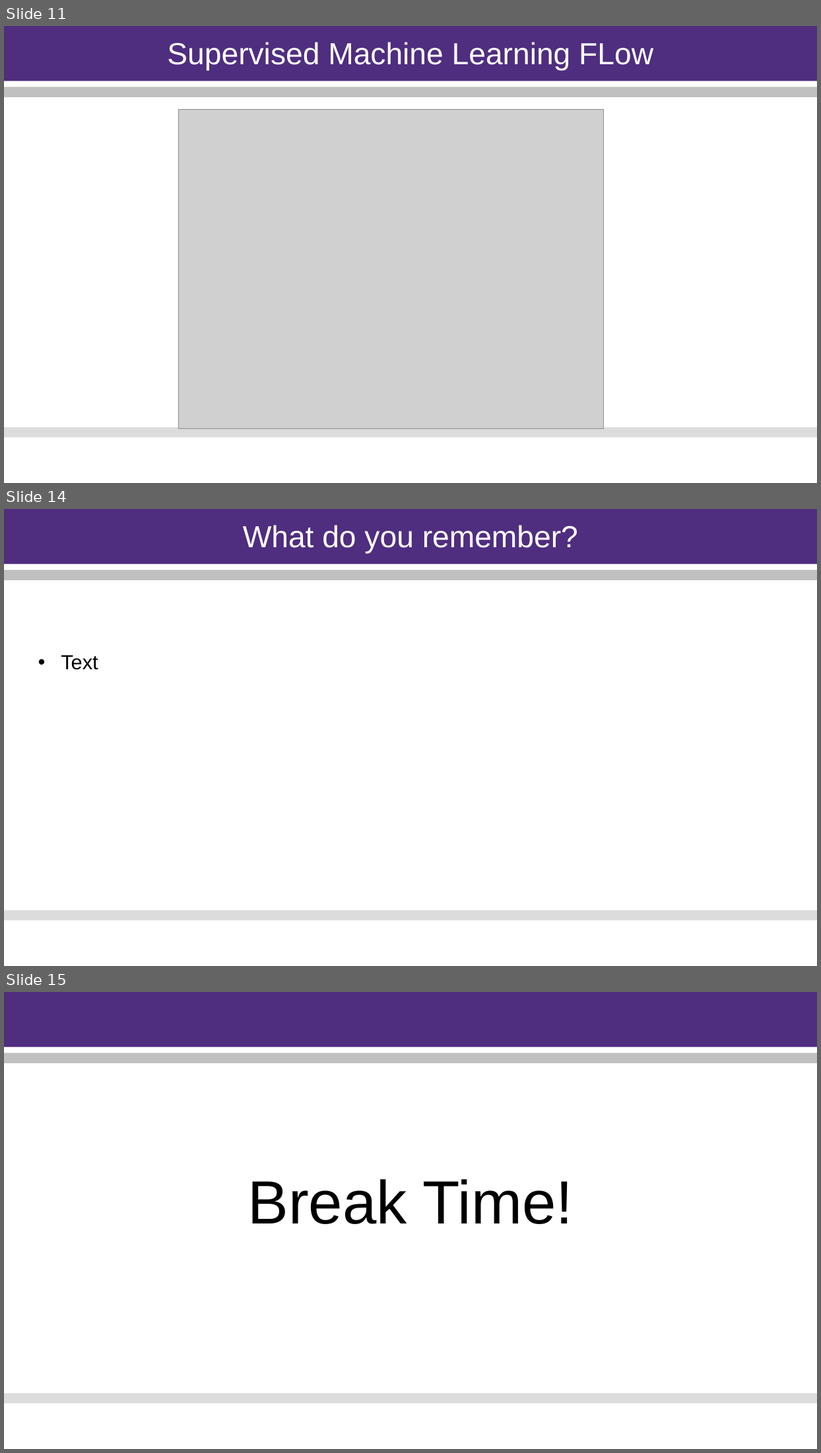
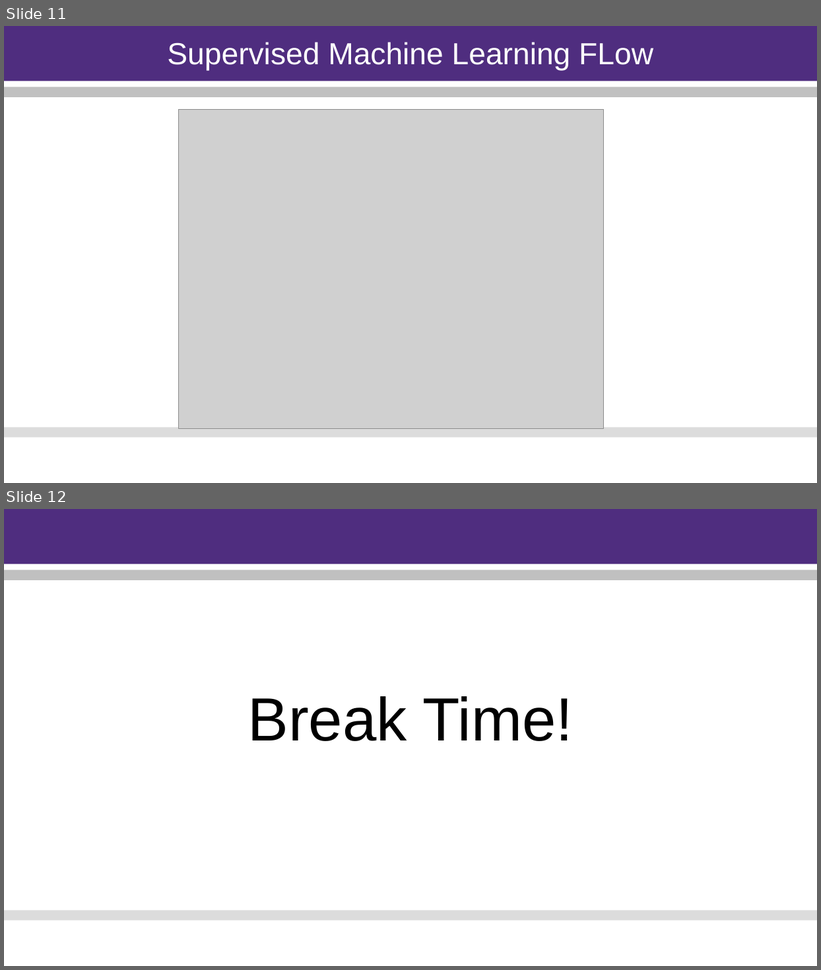
Before and after one commit to justinbkeeler/2023-NAA-Student, a slide deck: 23-0712 - WED - Supervised Machine Learning/23-0712 Supervised Learning.pptx. Shown one above the other, each under a label of ours: slides 11, 14 and 15 before the commit, slides 11 and 12 after it; the slides between them are not shown. The pictures are 821x1453 and 821x970 pixels, drawn with LibreOffice and Linux fonts; fonts in the diff are those of the drawing; grey boxes stand for pictures. Boxes give left, top, right and bottom in pixels: in the first picture for what was removed or moved away, otherwise in the second. Text is boxed around its words. In the diff, an @@ line names an element or a change of style, - is before the commit and + after.

```diff
--- a/23-0712 - WED - Supervised Machine Learning/23-0712 Supervised Learning.pptx
+++ b/23-0712 - WED - Supervised Machine Learning/23-0712 Supervised Learning.pptx
@@ slide 14 removed at (4,509,817,966), background #FFFFFF; not listed: 3 template elements that a slide beside it also shows @@
@@ title removed at (243,525,578,554) @@
-What do you remember?
@@ text removed at (61,655,98,670) @@
-• Text
@@ what was slide 15 is now slide 12 @@
```
Also in this commit, not shown: 4 slides changed, 13 other slides removed, 3 other files.
